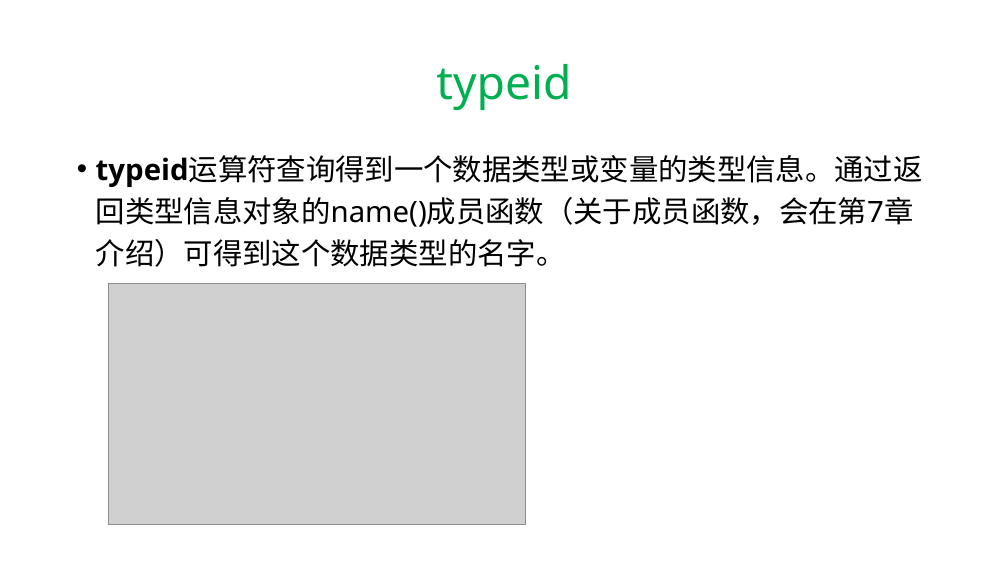
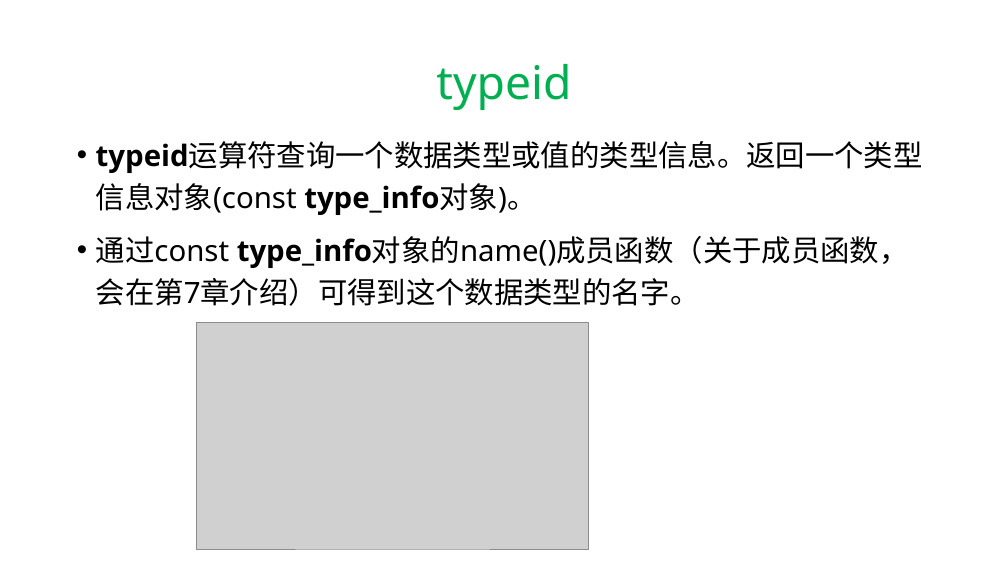
Before and after one commit to hwdong-net/cplusplus17, a slide deck: slide 13 of ppt/2 变量和类型.pptx. Drawn at 1008x567 pixels with LibreOffice and Linux fonts; fonts in the diff are those of the drawing; grey boxes stand for pictures. Boxes give left, top, right and bottom in pixels: in the first picture for what was removed or moved away, otherwise in the second. Text is boxed around its words. In the diff, an @@ line names an element or a change of style, - is before the commit and + after.

```diff
--- a/ppt/2 变量和类型.pptx
+++ b/ppt/2 变量和类型.pptx
@@ text at (96, 141, 923, 306): text changed @@
-• typeid运算符查询得到一个数据类型或变量的类型信息。通过返回类型信息对象的name()成员函数（关于成员函数，会在第7章介绍）可得到这个数据类型的名字。
+• typeid运算符查询一个数据类型或值的类型信息。返回一个类型信息对象(const type_info对象)。
+• 通过const type_info对象的name()成员函数（关于成员函数，会在第7章介绍）可得到这个数据类型的名字。
@@ picture: place and size @@
-picture at (108, 284, 526, 524)
+picture at (197, 323, 589, 549)
```
Also in this commit, not shown: 10 other slides changed, 1 slide added.
